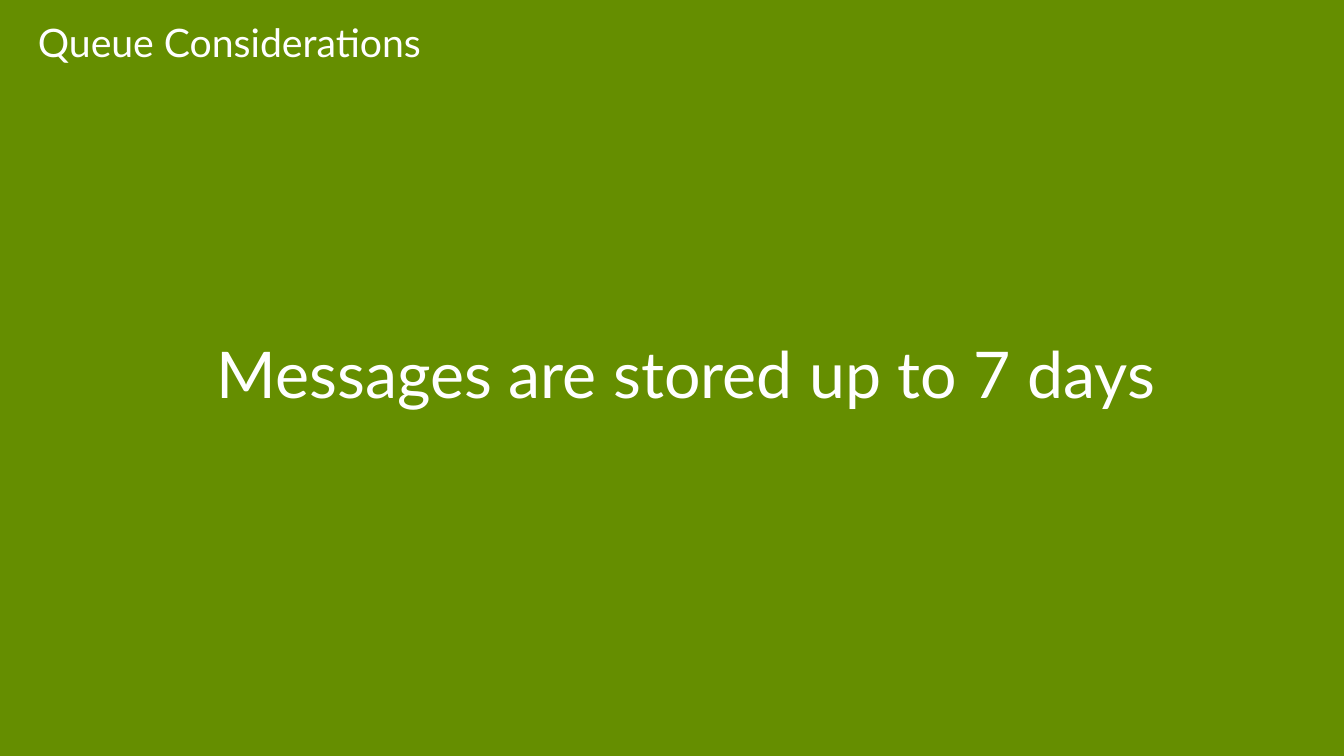
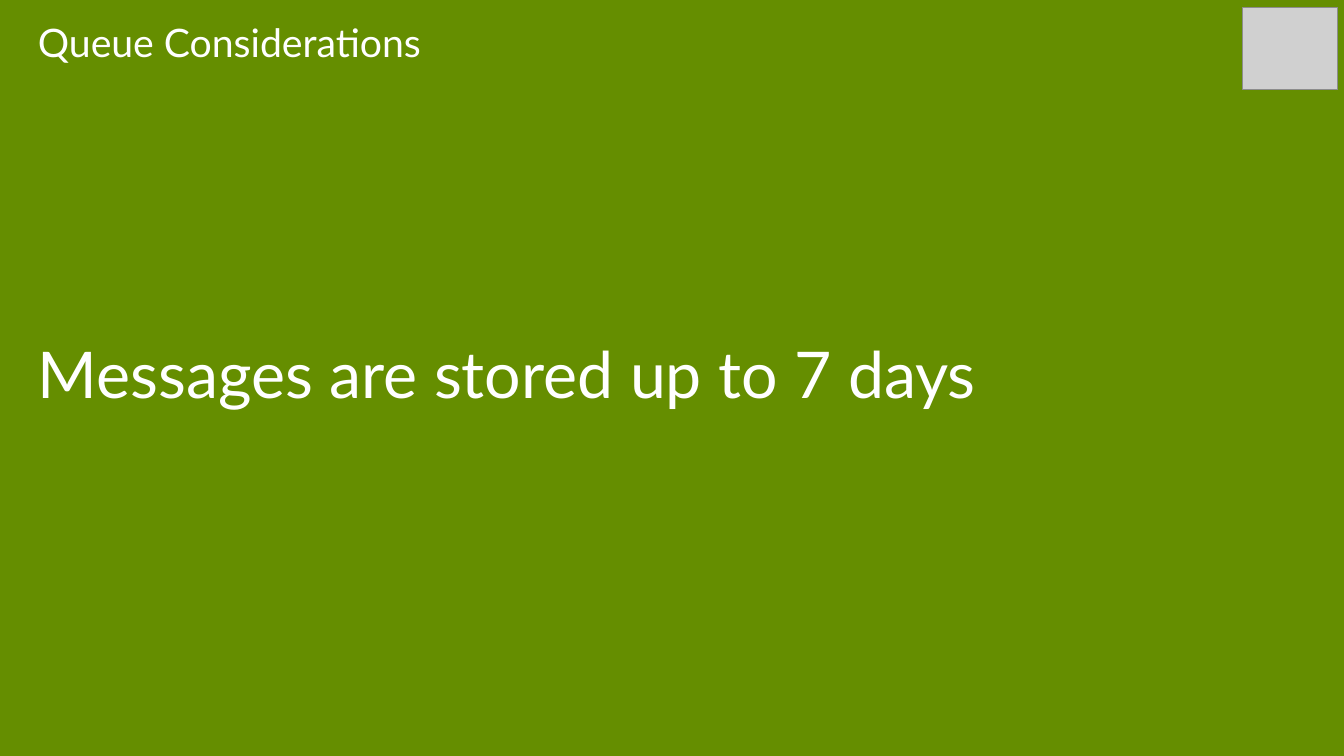
Before and after one commit to sack212/BasicAzureCamp, a slide deck: slide 63 of Data-Storage/Data-Storage.pptx (slide 62 before the commit). Drawn at 1344x756 pixels with LibreOffice and Linux fonts; fonts in the diff are those of the drawing; grey boxes stand for pictures. Boxes give left, top, right and bottom in pixels: in the first picture for what was removed or moved away, otherwise in the second. Text is boxed around its words. In the diff, an @@ line names an element or a change of style, - is before the commit and + after.

```diff
--- a/Data-Storage/Data-Storage.pptx
+++ b/Data-Storage/Data-Storage.pptx
@@ subtitle "Messages are stored up to ..." at (x1=38, y1=350, x2=976, y2=410): alignment centre to left @@
@@ picture added at (x1=1243, y1=7, x2=1338, y2=90) @@
```
Also in this commit, not shown: 41 other slides changed, 13 slides added, 3 slides removed, 3 other files.
